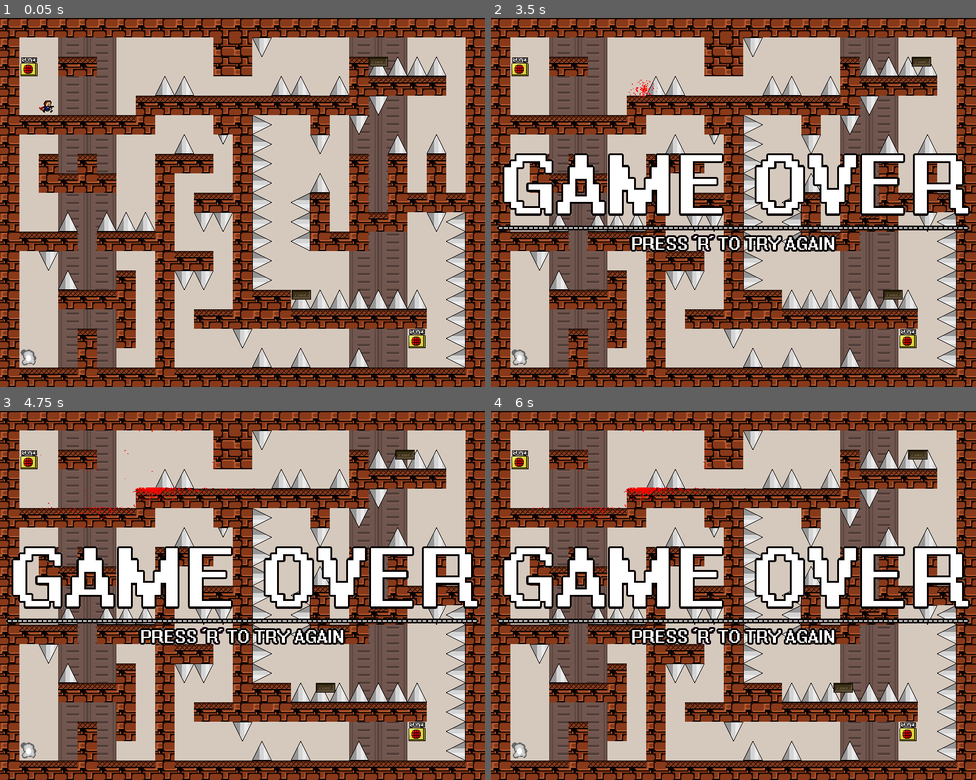
Above: before the commit, frames 1-4 (two rows, left to right).
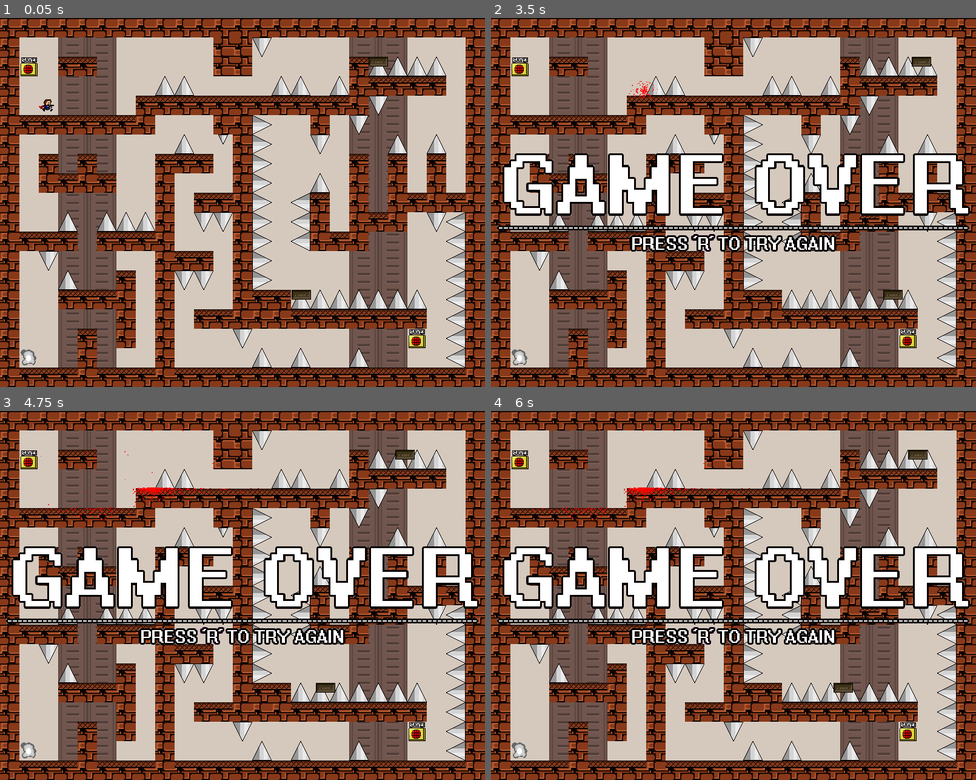
Above: after the commit, the same moments.

Repository: RolandMarchand/i-wanna-be-moowools-godot
Game: Godot game, scene res://scenes/Scene.tscn
Same seed, same stepped clock (60 frames per second), same inputs: the game is played once before the commit and once after it. Sound files missing from this copy of the repository are replaced by a short silence.
Inputs (mouse positions are in pixels of both pictures, inside the frame that each line leads up to):
- Up to frame 1 (0.05 s): no input
- Up to frame 2 (3.5 s): tap Enter at 0.5 s; move the mouse to (840, 184) at 0.52 s; hold Right (ui_right) 0.53-1.28 s; tap Z (shoot) every 0.75 s from 0.6 to 2.85 s; click (840, 184) at 0.67 s; tap Shift (jump) at 0.77, 1.52, 3.02 s; move the mouse to (636, 220) at 1.27 s; hold Left (ui_left) 1.28-2.03 s; move the mouse to (782, 121) at 2.02 s; hold Right (ui_right) from 2.03 s (still down); move the mouse to (709, 276) at 2.77 s; click (709, 276) at 2.92 s
- Up to frame 3 (4.75 s): move the mouse to (388, 650) at 3.52 s; release Right (ui_right) at 3.53 s; hold Left (ui_left) from 3.53 s (still down); tap Z (shoot) at 3.6, 4.35 s; tap Shift (jump) at 3.77, 4.52 s; move the mouse to (97, 540) at 4.27 s
- Up to frame 4 (6 s): move the mouse to (757, 595) at 5.02 s; tap Z (shoot) at 5.1, 5.85 s; click (757, 595) at 5.17 s; move the mouse to (660, 503) at 5.77 s; release Left (ui_left) at 5.78 s; hold Right (ui_right) from 5.78 s (still down)

The runs differ from the first frame. In frame 1, less than 0.1% of the frame differs, in the area x 8-12%, y 22-26%; in frame 2, less than 0.1%; in frame 3, 0.3%, in the area x 2-55%, y 3-32%; in frame 4, 0.3%.

Commit message:
Fixed kid's alignment.

Diff:
--- a/scenes/Kid.tscn
+++ b/scenes/Kid.tscn
@@ -115,16 +115,18 @@
 }
 
 [node name="Sprite" type="Sprite" parent="."]
-position = Vector2( -17.5, -21.5 )
+position = Vector2( -17.5, -23.5 )
 texture = ExtResource( 2 )
 centered = false
 
 [node name="CollisionShape2D" type="CollisionShape2D" parent="."]
+position = Vector2( 0, -2 )
 shape = SubResource( 1 )
 
 [node name="Bullets" type="Node2D" parent="."]
 
 [node name="Spike" type="Area2D" parent="."]
+position = Vector2( 0, -2 )
 collision_layer = 0
 collision_mask = 4
 
@@ -132,6 +134,7 @@
 shape = SubResource( 1 )
 
 [node name="Floor" type="Area2D" parent="."]
+position = Vector2( 0, -2 )
 collision_layer = 0
 collision_mask = 2
 __meta__ = {
